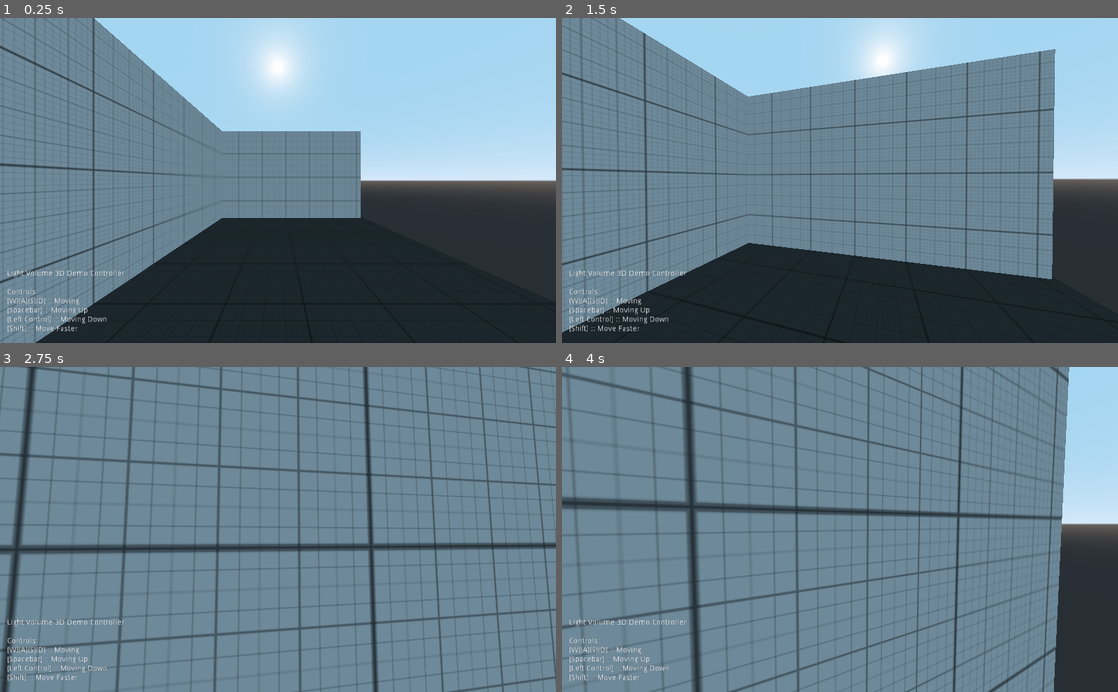
Above: before the commit, frames 1-4 (two rows, left to right).
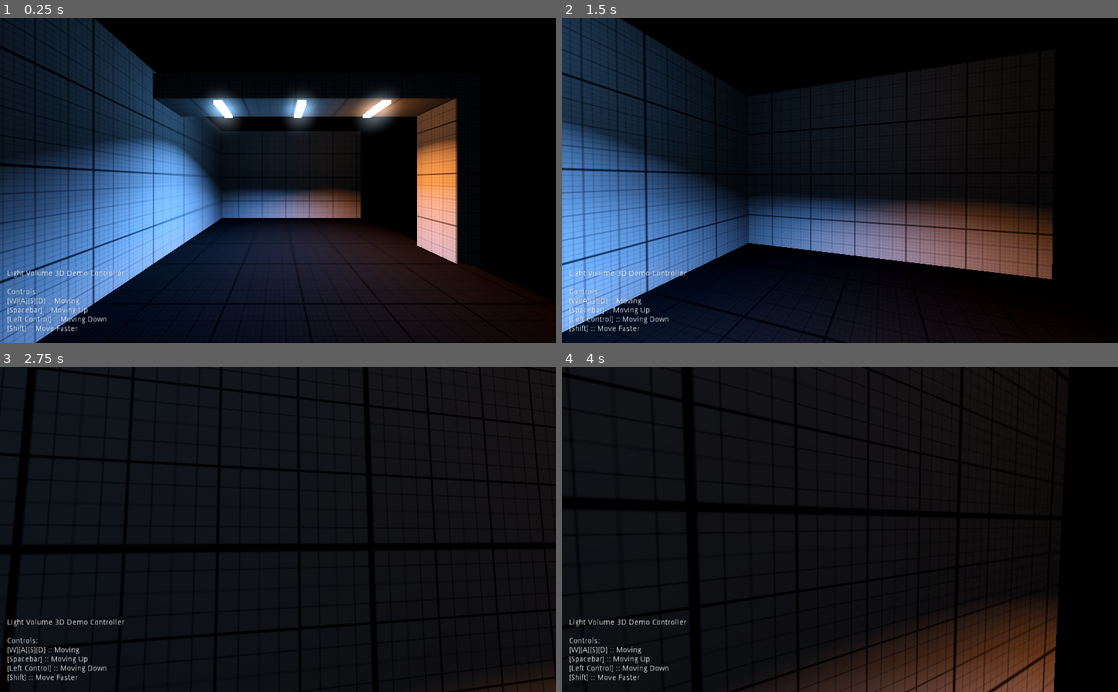
Above: after the commit, the same moments.

Repository: Dadaskis/LightVolume
Game: Godot game, scene res://demo/demo.tscn
Two runs of this game, one before a commit and one after it. Both use one fixed random seed, a clock stepped at 60 frames per second and the inputs below. The project has no main scene, so this scene is started directly.
Inputs (mouse positions are in pixels of both pictures, inside the frame that each line leads up to):
- Up to frame 1 (0.25 s): no input
- Up to frame 2 (1.5 s): tap Enter at 0.5 s; move the mouse to (867, 180) at 0.52 s; hold Shift (move_fast) 0.53-1.28 s; hold W (move_forward) from 0.53 s (still down); move the mouse to (812, 180) at 1.27 s; tap Shift (move_fast) at 1.35 s
- Up to frame 3 (2.75 s): keep holding W (move_forward); move the mouse to (289, 523) at 2.02 s; hold Shift (move_fast) from 2.03 s (still down)
- Up to frame 4 (4 s): keep holding W (move_forward); move the mouse to (834, 536) at 2.77 s; release Shift (move_fast) at 2.78 s; tap Shift (move_fast) at 2.85 s; move the mouse to (878, 532) at 3.52 s; hold Shift (move_fast) from 3.53 s (still down)

The runs differ from the first frame. In frame 1, 84% of the frame differs, in the area x 0-100%, y 0-100%; in frame 2, 93%; in frame 3, 100%; in frame 4, 100%.

Commit message:
Changing lighting in demo scene

Diff:
--- a/godot_3_x/demo/demo.tscn
+++ b/godot_3_x/demo/demo.tscn
@@ -1,13 +1,33 @@
-[gd_scene load_steps=6 format=2]
+[gd_scene load_steps=8 format=2]
 
 [ext_resource path="res://demo/player/player.tscn" type="PackedScene" id=1]
 [ext_resource path="res://demo/dev_texture/dev_grid.tres" type="Material" id=2]
 [ext_resource path="res://demo/dev_texture/dev_grid_black.tres" type="Material" id=3]
 [ext_resource path="res://demo/blockout/blockout.gd" type="Script" id=4]
+[ext_resource path="res://demo/dev_texture/dev_grid_emit.tres" type="Material" id=5]
+
+[sub_resource type="Environment" id=2]
+background_mode = 1
+ambient_light_color = Color( 0.0588235, 0.0666667, 0.0745098, 1 )
+tonemap_mode = 3
+tonemap_exposure = 2.11
+tonemap_white = 1.1
+glow_enabled = true
+glow_strength = 0.83
+glow_bloom = 0.11
+glow_blend_mode = 0
+glow_bicubic_upscale = true
+glow_high_quality = true
+adjustment_enabled = true
+adjustment_brightness = 1.27
+adjustment_contrast = 1.07
 
 [sub_resource type="CubeMesh" id=1]
 
 [node name="demo" type="Spatial"]
+
+[node name="world_environment" type="WorldEnvironment" parent="."]
+environment = SubResource( 2 )
 
 [node name="player" parent="." instance=ExtResource( 1 )]
 transform = Transform( 1, 0, 0, 0, 1, 0, 0, 0, 1, -0.331451, 1.86494, 3.07834 )
@@ -32,3 +52,75 @@
 mesh = SubResource( 1 )
 skeleton = NodePath("../..")
 material/0 = ExtResource( 2 )
+
+[node name="dev_block_white4" type="MeshInstance" parent="blockout"]
+transform = Transform( -2.42291e-06, 0, 3.02978, 0, 0.229535, 0, -0.442723, 0, -1.05778e-09, 0.13743, 3.65287, -0.428845 )
+mesh = SubResource( 1 )
+skeleton = NodePath("../..")
+material/0 = ExtResource( 2 )
+
+[node name="dev_block_emit" type="MeshInstance" parent="blockout"]
+transform = Transform( -7.07841e-08, 0, 0.0885135, 0, 0.0453676, 0, -0.357496, 0, -8.54151e-10, 0.13743, 3.3975, -0.428845 )
+mesh = SubResource( 1 )
+skeleton = NodePath("../..")
+material/0 = ExtResource( 5 )
+
+[node name="dev_block_emit2" type="MeshInstance" parent="blockout"]
+transform = Transform( -7.07841e-08, 0, 0.0885135, 0, 0.0453676, 0, -0.357496, 0, -8.54151e-10, -1.50075, 3.3975, -0.428845 )
+mesh = SubResource( 1 )
+skeleton = NodePath("../..")
+material/0 = ExtResource( 5 )
+
+[node name="dev_block_emit3" type="MeshInstance" parent="blockout"]
+transform = Transform( -7.07841e-08, 0, 0.0885135, 0, 0.0453676, 0, -0.357496, 0, -8.54151e-10, 1.76882, 3.3975, -0.428845 )
+mesh = SubResource( 1 )
+skeleton = NodePath("../..")
+material/0 = ExtResource( 5 )
+
+[node name="dev_block_white5" type="MeshInstance" parent="blockout"]
+transform = Transform( 1.05909e-13, 0.229535, -1.32436e-07, 1.48498e-06, -6.14934e-09, -1.85693, -0.442723, 0, -1.05778e-09, 3.27543, 2.01816, -0.428845 )
+mesh = SubResource( 1 )
+skeleton = NodePath("../..")
+material/0 = ExtResource( 2 )
+
+[node name="blue_light" type="OmniLight" parent="."]
+transform = Transform( 1, 0, 0, 0, 1, 0, 0, 0, 1, -1.50426, 3.16547, -0.4401 )
+light_color = Color( 0.352941, 0.517647, 0.647059, 1 )
+light_energy = 0.261
+omni_range = 9.948
+omni_attenuation = 7.21
+
+[node name="blue_light_spot" type="SpotLight" parent="."]
+transform = Transform( 1, 0, 0, 0, -4.37114e-08, 1, 0, -1, -4.37114e-08, -1.48102, 3.34588, -0.4401 )
+light_color = Color( 0.427451, 0.580392, 0.772549, 1 )
+spot_range = 6.012
+spot_attenuation = 0.707107
+spot_angle = 62.3
+
+[node name="blue_light2" type="OmniLight" parent="."]
+transform = Transform( 1, 0, 0, 0, 1, 0, 0, 0, 1, 0.131328, 3.16547, -0.4401 )
+light_color = Color( 0.352941, 0.517647, 0.647059, 1 )
+light_energy = 0.261
+omni_range = 9.948
+omni_attenuation = 7.21
+
+[node name="blue_light_spot2" type="SpotLight" parent="."]
+transform = Transform( 1, 0, 0, 0, -4.37114e-08, 1, 0, -1, -4.37114e-08, 0.105844, 3.34588, -0.4401 )
+light_color = Color( 0.427451, 0.580392, 0.772549, 1 )
+spot_range = 6.012
+spot_attenuation = 0.707107
+spot_angle = 62.3
+
+[node name="orange_light" type="OmniLight" parent="."]
+transform = Transform( 1, 0, 0, 0, 1, 0, 0, 0, 1, 1.82035, 3.16547, -0.4401 )
+light_color = Color( 0.670588, 0.447059, 0.160784, 1 )
+light_energy = 0.261
+omni_range = 9.948
+omni_attenuation = 7.21
+
+[node name="orange_light_spot" type="SpotLight" parent="."]
+transform = Transform( 1, 0, 0, 0, -4.37114e-08, 1, 0, -1, -4.37114e-08, 1.80938, 3.34588, -0.4401 )
+light_color = Color( 0.807843, 0.545098, 0.313726, 1 )
+spot_range = 6.012
+spot_attenuation = 0.707107
+spot_angle = 62.3
--- /dev/null
+++ b/godot_3_x/demo/dev_texture/dev_grid_emit.tres
@@ -0,0 +1,15 @@
+[gd_resource type="SpatialMaterial" load_steps=2 format=2]
+
+[ext_resource path="res://demo/dev_texture/dev_grid_D.tga" type="Texture" id=1]
+
+[resource]
+flags_world_triplanar = true
+albedo_texture = ExtResource( 1 )
+emission_enabled = true
+emission = Color( 0.0784314, 0.372549, 0.490196, 1 )
+emission_energy = 1.4
+emission_operator = 0
+emission_on_uv2 = false
+emission_texture = ExtResource( 1 )
+uv1_triplanar = true
+uv1_triplanar_sharpness = 4.0
